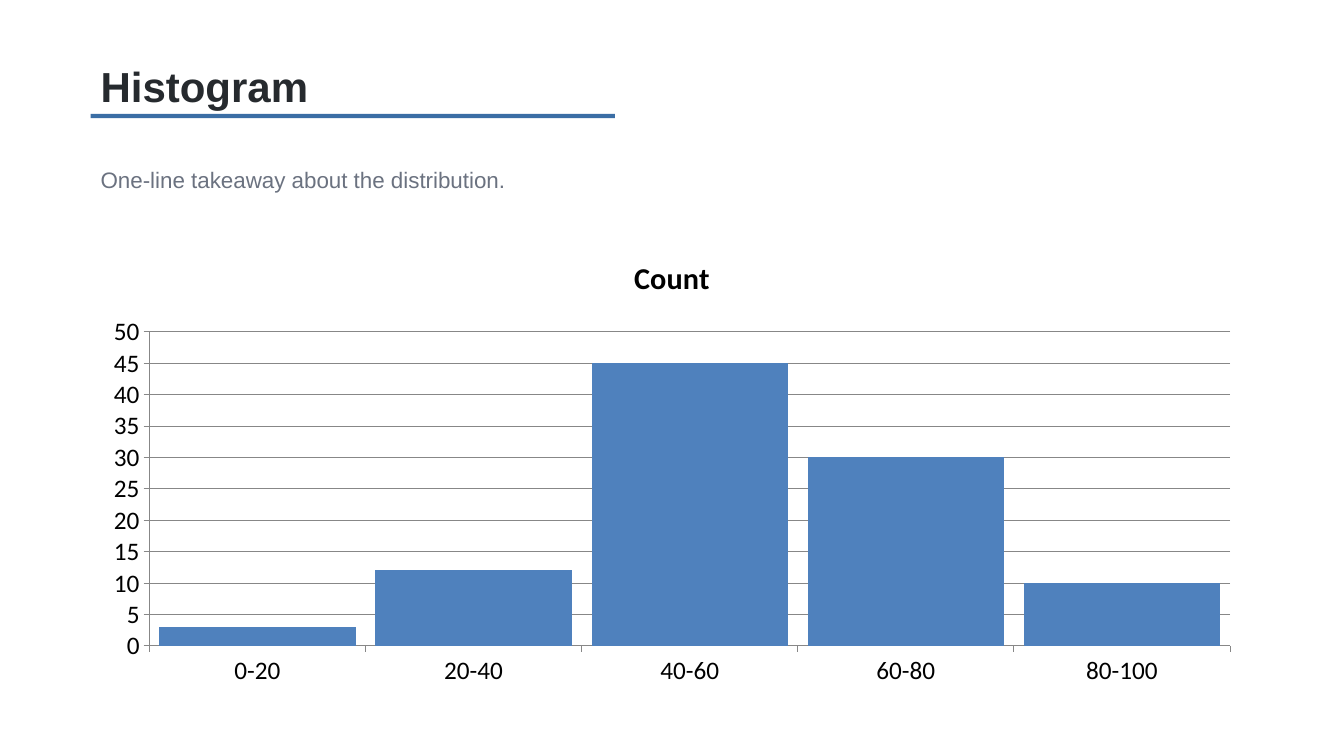
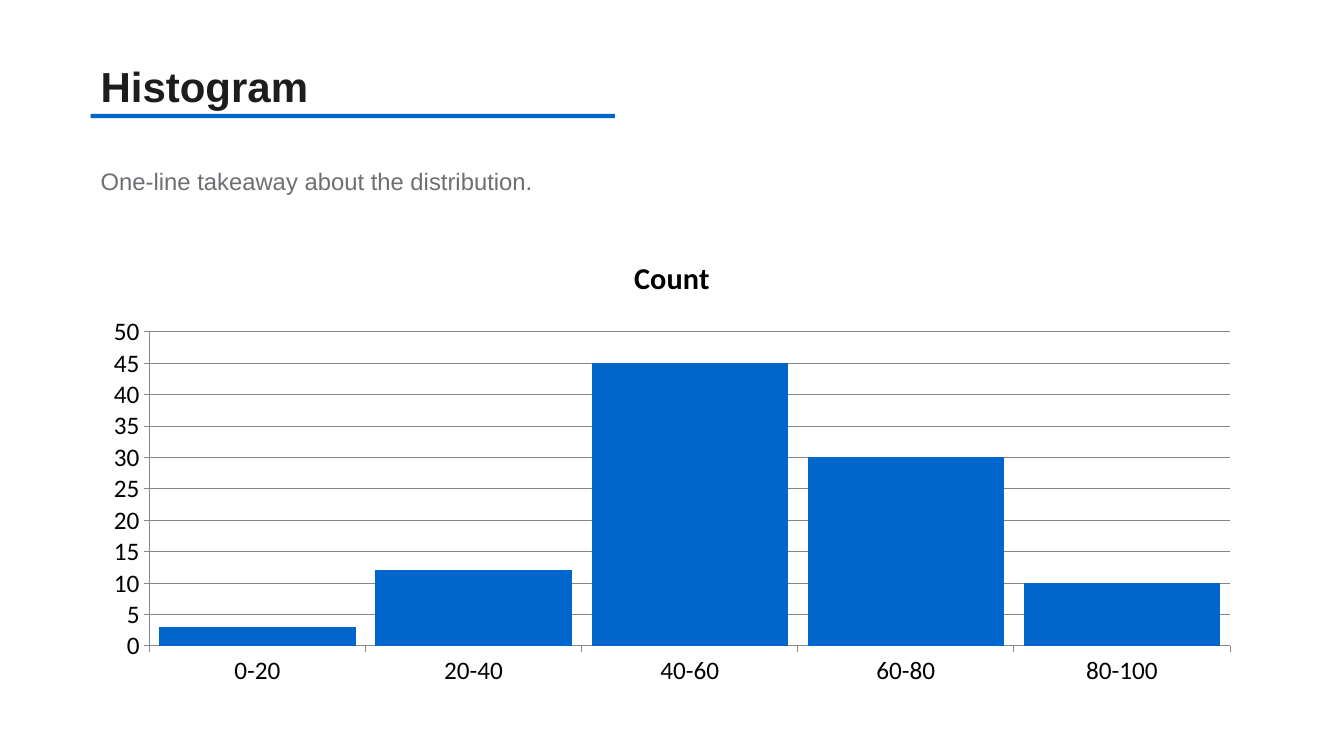
Before and after one commit to TakebumiSuzuki/CC-Dev-Container, a slide deck: slide 11 of template-source/basic_template.pptx. Drawn at 1344x756 pixels with LibreOffice and Linux fonts; fonts in the diff are those of the drawing. Boxes give left, top, right and bottom in pixels: in the first picture for what was removed or moved away, otherwise in the second. Text is boxed around its words. In the diff, an @@ line names an element or a change of style, - is before the commit and + after.

Commit message:
modify design of template pptx

```diff
--- a/template-source/basic_template.pptx
+++ b/template-source/basic_template.pptx
@@ text "Histogram" at (101, 71, 309, 110): text colour #262A2E to #1D1D1F @@
@@ rectangle at (91, 114, 615, 118): fill #3B6EA5 to #0066CC @@
@@ text "One-line takeaway about the distribution." at (101, 173, 532, 195): size 16 to 17 pt, text colour #6B7280 to #6E6E73 @@
@@ column chart at (91, 237, 1253, 696) @@
@@ colour of Count #4F81BD to #0066CC @@
```
Also in this commit, not shown: 19 other slides changed, 1 other file.
